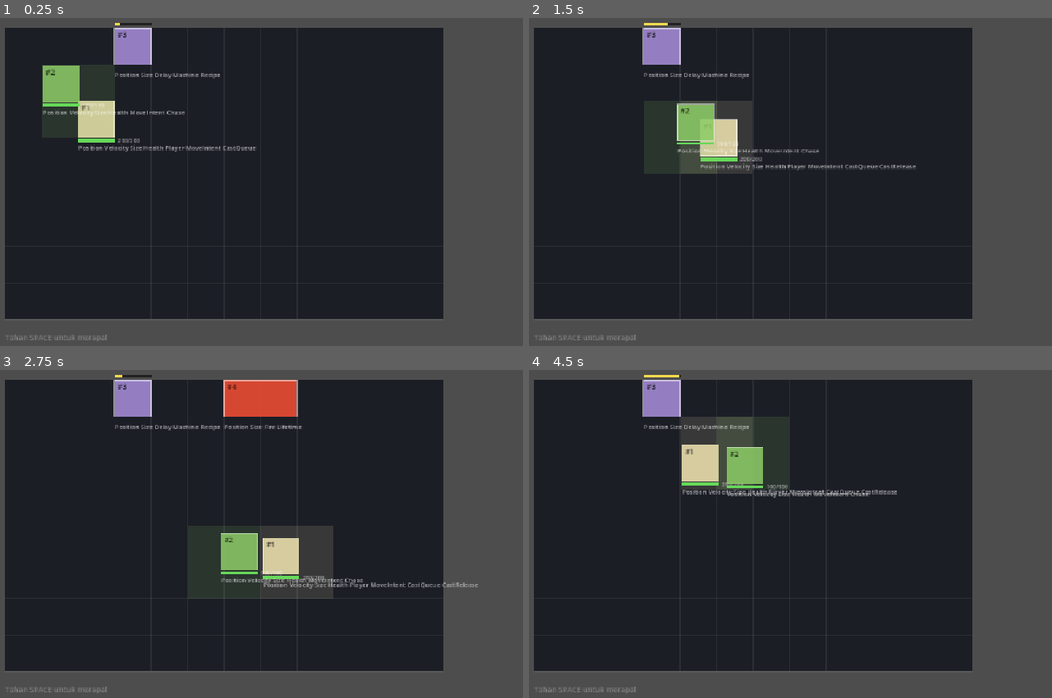
Above: before the commit, frames 1-4 (two rows, left to right).
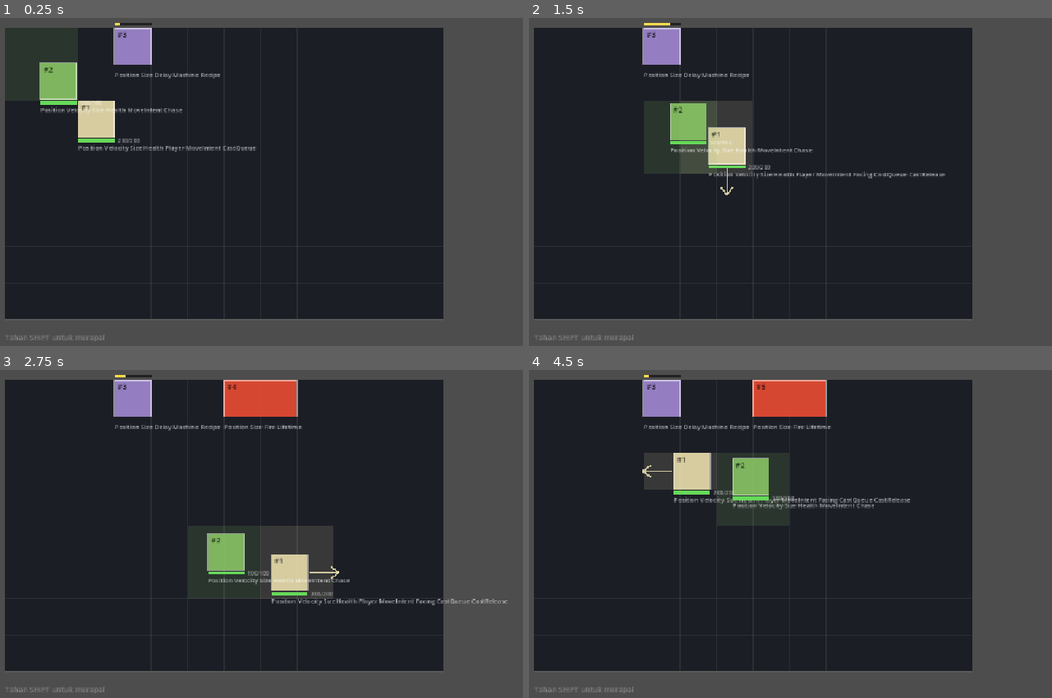
Above: after the commit, the same moments.

Repository: Ahingg/amalgaform
Game: Godot game, scene res://view/main.tscn
Two runs of this game, one before a commit and one after it. Both use one fixed random seed, a clock stepped at 60 frames per second and the inputs below.
Inputs (mouse positions are in pixels of both pictures, inside the frame that each line leads up to):
- Up to frame 1 (0.25 s): no input
- Up to frame 2 (1.5 s): tap Enter at 0.5 s; move the mouse to (978, 165) at 0.52 s; hold D 0.53-1.28 s; tap Shift at 0.6 s; click (978, 165) at 0.67 s; tap Space at 0.77, 0.8, 1.07, 1.35 s; move the mouse to (701, 204) at 1.27 s; hold S from 1.28 s (still down)
- Up to frame 3 (2.75 s): tap Space at 1.52, 1.82, 2.3 s; tap Shift at 1.55, 2.1 s; move the mouse to (371, 455) at 2.02 s; release S at 2.03 s; hold D from 2.03 s (still down)
- Up to frame 4 (4.5 s): move the mouse to (800, 612) at 2.77 s; release D at 2.78 s; hold W 2.78-3.53 s; tap J at 2.85 s; click (800, 612) at 2.92 s; tap Space at 3.02, 3.32, 3.77, 3.8, 4.07 s; tap Shift at 3.05 s; move the mouse to (1031, 593) at 3.52 s; hold A from 3.53 s (still down); tap K at 3.6 s; tap Escape at 4.15 s; move the mouse to (638, 481) at 4.27 s; tap L at 4.35 s

The runs differ from the first frame. In frame 1, 0.8% of the frame differs, in the area x 6-36%, y 13-99%; in frame 2, 2.0%; in frame 3, 2.6%; in frame 4, 6.5%, in the area x 6-73%, y 1-99%.

Commit message:
input: SHIFT untuk merapal, WASD merangkap arah bidik, plus penanda arah
Bidik mouse dibatalkan: tangan kanan sudah dipakai JKL, jadi mouse memaksa
pindah tangan tiap mau menyerang. WASD merangkap sebagai arah bidik — tidak ada
tombol baru, dan arah bisa dikoreksi selama antrian terbuka.

Facing hanya ditulis saat ada arah yang ditahan, supaya melepas WASD tidak
mereset bidikan jadi nol.

Lapisan input tetap tidak tahu bahwa merapal mengunci gerak. Itu aturan main,
tempatnya di IntentSystem: entity dengan CastQueue terbuka -> velocity nol.

Tombol rapal pindah dari SPACE ke SHIFT: kelingking kiri lebih stabil ditahan
lama daripada jempol yang juga dipakai panik.

renderer menggambar panah arah bidik — tanpa itu membidik cuma tebak-tebakan,
apalagi sekarang arah tidak lagi tersirat dari arah gerak.

Co-Authored-By: Claude Opus 5 <noreply@anthropic.com>
Claude-Session: https://claude.ai/code/session_01Qk43F2z5yDt92vTyEtoTz3

Diff:
--- a/challenge-6/sim/spawn.gd
+++ b/challenge-6/sim/spawn.gd
@@ -29,7 +29,7 @@
 	world: World,
 	x: float, y: float,
 	hp: int,
-	speed: float = 3.0,
+	speed: float = Tuning.ENEMY_SPEED,
 	w: float = 1.0, h: float = 1.0
 ) -> int:
 	var e := world.add_entity()
@@ -62,7 +62,7 @@
 static func player(world: World,
 	x: float, y: float,
 	hp: int,
-	speed: float = 4.0,
+	speed: float = Tuning.PLAYER_SPEED,
 	w: float = 1.0, h: float = 1.0,
 ) -> int:
 	var e := world.add_entity()
--- a/challenge-6/sim/systems/cast_system.gd
+++ b/challenge-6/sim/systems/cast_system.gd
@@ -9,11 +9,11 @@
 
 	var time_scale := world.get_component_value(Comp.TIME_SCALE, round_id[0])
 
+	time_scale["value"] = 1.0
 	for e in entities:
 		var queue := world.get_component_value(Comp.CAST_QUEUE, e)
 		if queue["open"] == true:
 			queue["open_time"] = queue.get("open_time", 0.0) + delta
-			var scale := 1.0 - (1.0 - 0.12) * exp(-queue["open_time"] / 0.8)
+			var scale := 1.0 - (1.0 - Tuning.SLOW_MIN) * exp(-queue["open_time"] / Tuning.SLOW_TAU)
 			time_scale["value"] = scale
 			continue
-		time_scale["value"] = 1.0
--- a/challenge-6/sim/systems/damage_system.gd
+++ b/challenge-6/sim/systems/damage_system.gd
@@ -10,5 +10,5 @@
 			var hp := world.get_component_value(Comp.HEALTH, e)
 			var dmg := world.get_component_value(Comp.DAMAGED, e)
 			hp["current"] -= dmg["damage"]
-			world.attach_component(Comp.INVULNERABLE, e, Make.invulnerable(0.5))
+			world.attach_component(Comp.INVULNERABLE, e, Make.invulnerable(Tuning.INVULNERABLE_TIME))
 		world.detach_component(Comp.DAMAGED, e)
--- a/challenge-6/view/cast_ui.gd
+++ b/challenge-6/view/cast_ui.gd
@@ -32,7 +32,7 @@
 
 	var key: int = event.keycode
 
-	if key == KEY_SPACE:
+	if key == KEY_SHIFT:
 		if event.pressed:
 			_open(world, player)
 		else:
@@ -175,7 +175,7 @@
 
 func _draw_readout(at: Vector2, runes: Array) -> void:
 	if runes.is_empty():
-		draw_string(_font, at, "J api   ·   K air   ·   L angin   ·   ESC batal",
+		draw_string(_font, at, "J api  ·  K air  ·  L angin  ·  WASD arah  ·  ESC batal",
 			HORIZONTAL_ALIGNMENT_LEFT, -1, 13, Color(1, 1, 1, 0.4))
 		return
 
@@ -200,5 +200,5 @@
 
 
 func _draw_hint() -> void:
-	draw_string(_font, Vector2(48, 596), "Tahan SPACE untuk merapal",
+	draw_string(_font, Vector2(48, 596), "Tahan SHIFT untuk merapal",
 		HORIZONTAL_ALIGNMENT_LEFT, -1, 13, Color(1, 1, 1, 0.3))
--- a/challenge-6/view/player_input.gd
+++ b/challenge-6/view/player_input.gd
@@ -46,6 +46,21 @@
 		else:
 			world.attach_component(ViewConfig.MOVE_INTENT, id, {"x": dir.x, "y": dir.y})
 
+		# The same keys aim. Only updated while a direction is actually held, so
+		# letting go of WASD keeps the last aim instead of snapping it to zero.
+		#
+		# Nothing here knows that casting roots the player — that is a game rule
+		# and it lives in sim. This layer just keeps saying "the player is
+		# pointing that way"; whether the wizard is allowed to walk there is
+		# somebody else's call.
+		if dir != Vector2.ZERO:
+			if world.entity_have_component(ViewConfig.FACING, id):
+				var facing: Dictionary = world.get_component_value(ViewConfig.FACING, id)
+				facing["x"] = dir.x
+				facing["y"] = dir.y
+			else:
+				world.attach_component(ViewConfig.FACING, id, {"x": dir.x, "y": dir.y})
+
 
 func _read_direction() -> Vector2:
 	var dir := Vector2.ZERO
--- a/challenge-6/view/renderer.gd
+++ b/challenge-6/view/renderer.gd
@@ -146,6 +146,11 @@
 	if world.entity_have_component(ViewConfig.DELAY, id):
 		_draw_delay_bar(world, id, top_left, size.x)
 
+	# Aim has to be visible or aiming is guesswork — especially now that WASD
+	# does double duty and the direction is not implied by where you are moving.
+	if world.entity_have_component(ViewConfig.FACING, id):
+		_draw_aim(world, id, top_left + size * 0.5)
+
 	draw_string(_font, top_left + Vector2(5, 16), "#%d" % id,
 		HORIZONTAL_ALIGNMENT_LEFT, -1, 13, Color(0, 0, 0, 0.75))
 
@@ -157,6 +162,22 @@
 		if badges != "":
 			draw_string(_font, top_left + Vector2(0, size.y + 22), badges,
 				HORIZONTAL_ALIGNMENT_LEFT, -1, 11, Color(1, 1, 1, 0.65))
+
+
+func _draw_aim(world, id: int, center: Vector2) -> void:
+	var f: Dictionary = world.get_component_value(ViewConfig.FACING, id)
+	var dir := Vector2(float(f.get("x", 0.0)), float(f.get("y", 0.0)))
+	if dir == Vector2.ZERO:
+		return
+	dir = dir.normalized()
+
+	var near := center + dir * tile_size * 0.55
+	var far := center + dir * tile_size * 1.35
+	draw_line(near, far, Color(1, 0.95, 0.75, 0.75), 3.0)
+	# A small head, so the direction reads at a glance instead of being a stick.
+	var side := dir.orthogonal() * tile_size * 0.16
+	draw_line(far, far - dir * tile_size * 0.22 + side, Color(1, 0.95, 0.75, 0.75), 3.0)
+	draw_line(far, far - dir * tile_size * 0.22 - side, Color(1, 0.95, 0.75, 0.75), 3.0)
 
 
 func _draw_health_bar(world, id: int, at: Vector2, width_px: float) -> void:
--- a/challenge-6/view/view_config.gd
+++ b/challenge-6/view/view_config.gd
@@ -22,6 +22,7 @@
 const INVULNERABLE := "Invulnerable"
 const PLAYER := "Player"
 const MOVE_INTENT := "MoveIntent"
+const FACING := "Facing"
 const CAST_QUEUE := "CastQueue"
 const CAST_RELEASE := "CastRelease"
 
@@ -53,7 +54,7 @@
 	"Position", "Velocity", "Size", "Delay", "Fire", "Water", "Wind",
 	"Burn", "Damaged", "Health", "Invulnerable", "Wet",
 	"Machine", "Recipe", "Lifetime", "Dead",
-	"Player", "MoveIntent", "Chase", "CastQueue", "CastRelease", "Knockback",
+	"Player", "MoveIntent", "Facing", "Chase", "CastQueue", "CastRelease", "Knockback",
 ]
 
 
